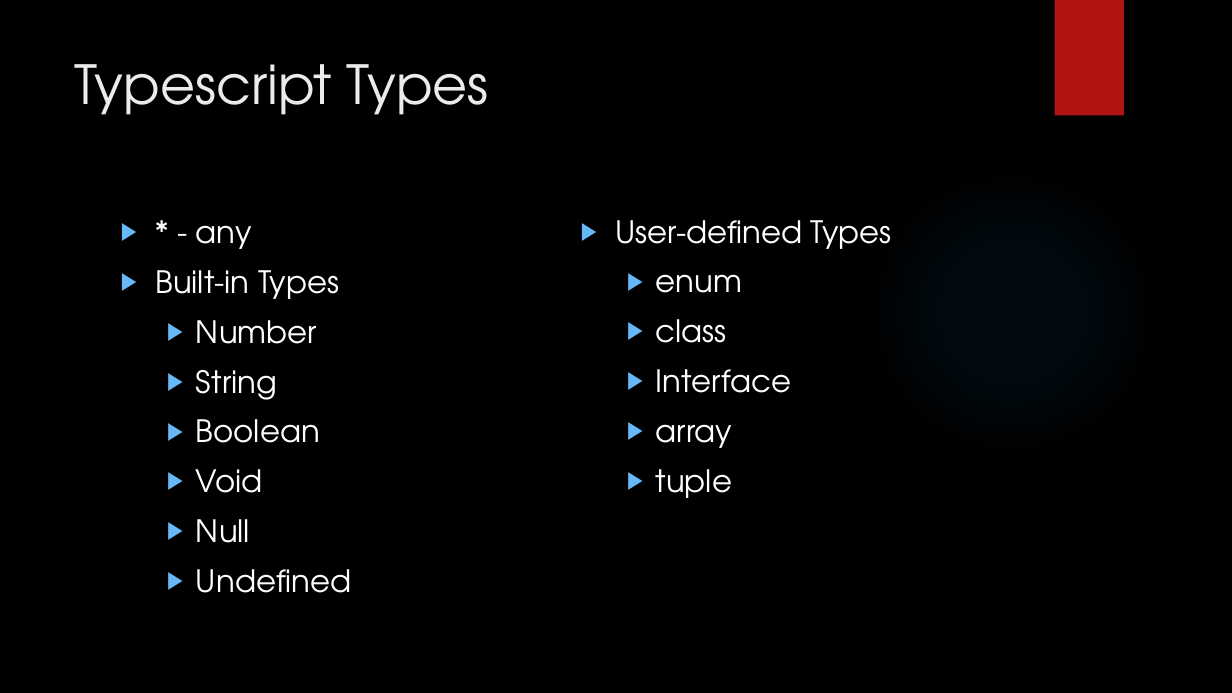
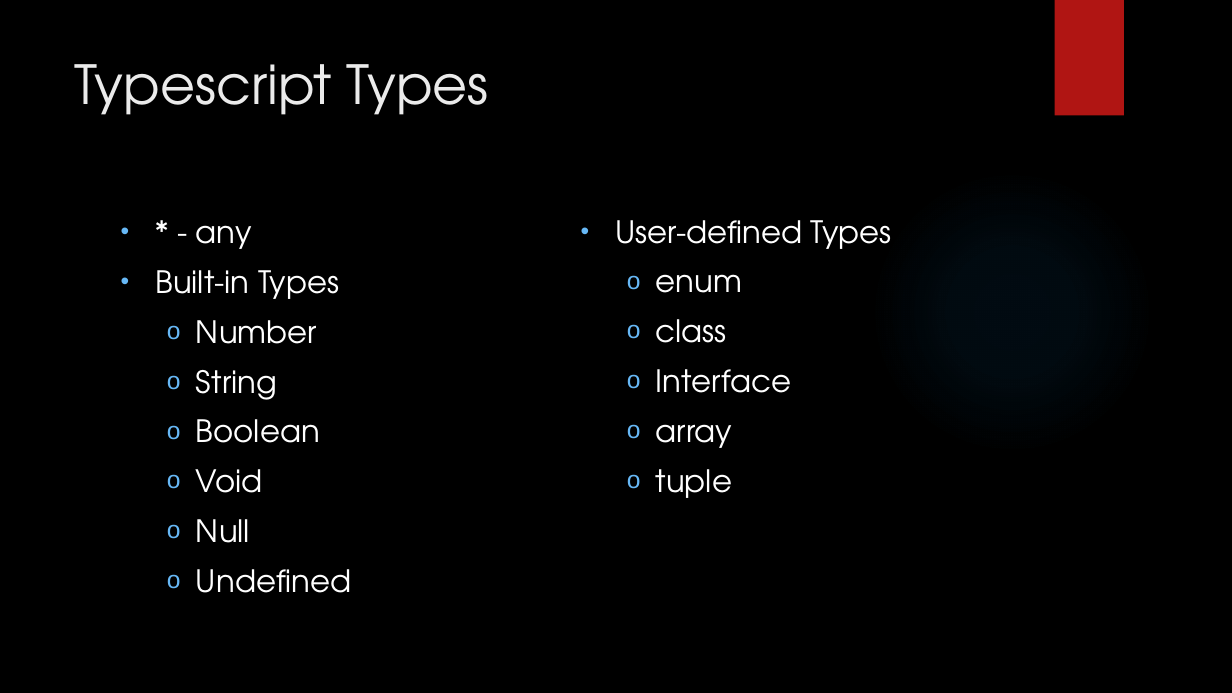
Before and after one commit to LogolsLLC/Logols-May2018, a slide deck: slide 26 of Slides/06_JavaScriptTypescript_TrainingPlan.pptx. Drawn at 1232x693 pixels with LibreOffice and Linux fonts; fonts in the diff are those of the drawing; background and template pictures are left out. Boxes give left, top, right and bottom in pixels: in the first picture for what was removed or moved away, otherwise in the second. Text is boxed around its words. In the diff, an @@ line names an element or a change of style, - is before the commit and + after.

```diff
--- a/Slides/06_JavaScriptTypescript_TrainingPlan.pptx
+++ b/Slides/06_JavaScriptTypescript_TrainingPlan.pptx
@@ text "* - any" at (155,225,351,593): bullet ▶ to •; bullet ▶ to o @@
@@ text "User-defined Types" at (615,220,892,498): bullet ▶ to •; bullet ▶ to o @@
```
Also in this commit, not shown: 19 other slides changed, 8 slides added, 1 other file.
